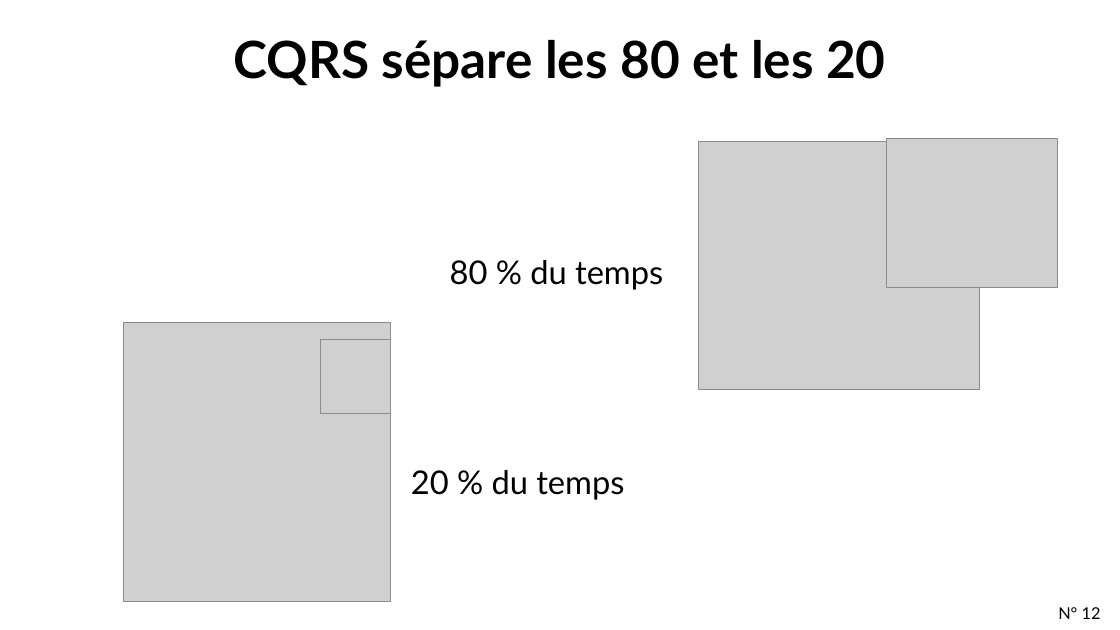
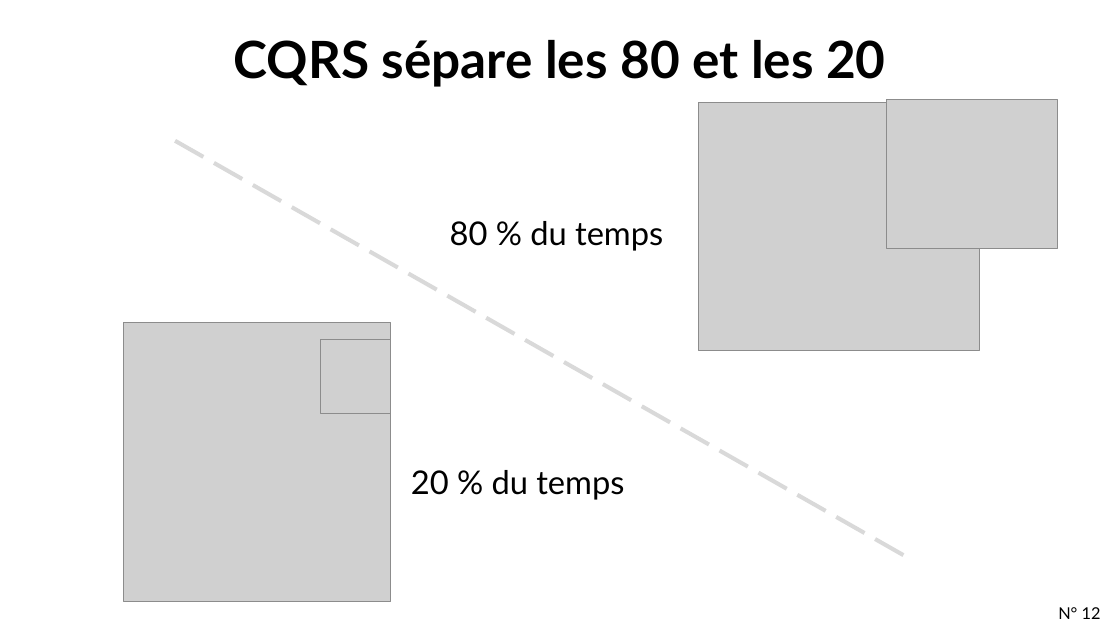
Before and after one commit to tpierrain/CQRS-slides, a slide deck: slide 12 of french/DecouvrirCQRSparLaPratique.pptx. Drawn at 1120x630 pixels with LibreOffice and Linux fonts; fonts in the diff are those of the drawing; grey boxes stand for pictures; background and template pictures are left out. Boxes give left, top, right and bottom in pixels: in the first picture for what was removed or moved away, otherwise in the second. Text is boxed around its words. In the diff, an @@ line names an element or a change of style, - is before the commit and + after.

```diff
--- a/french/DecouvrirCQRSparLaPratique.pptx
+++ b/french/DecouvrirCQRSparLaPratique.pptx
@@ line added from (175, 141) to (913, 561), #D9D9D9 3.5 pt dashed @@
@@ 2 pictures, 1 text moved together from (x1=450, y1=139, x2=1057, y2=389) to (x1=450, y1=100, x2=1057, y2=350) @@
```
Also in this commit, not shown: 6 other slides changed, 3 slides added, 1 other file.
